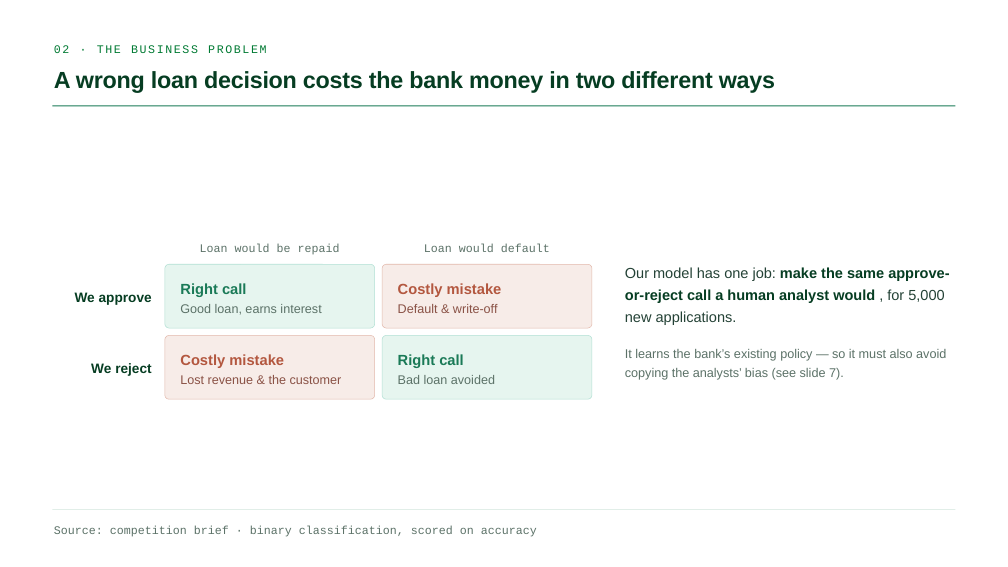
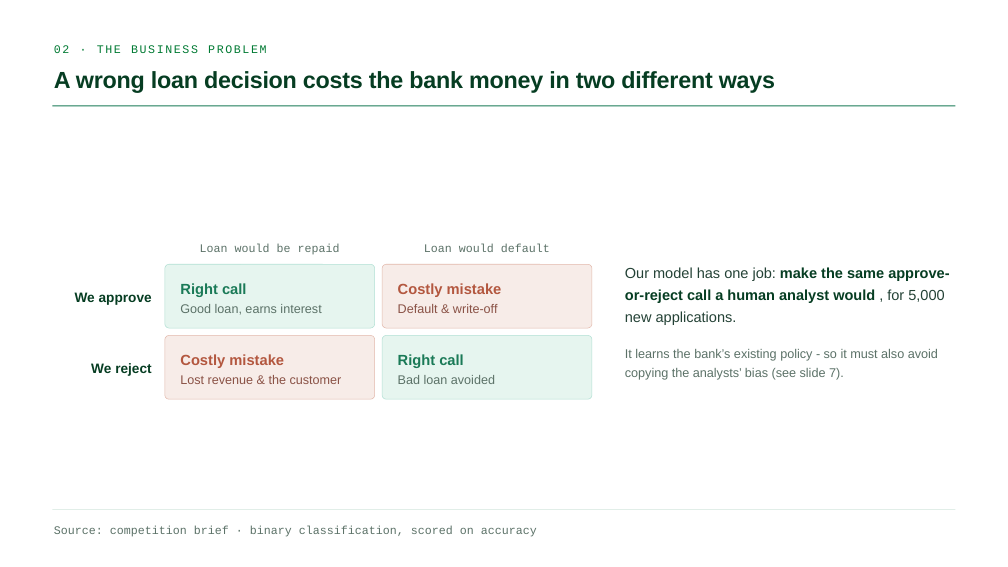
Before and after one commit to GianlucaBave/final-data-finance, a slide deck: slide 2 of presentation/Consulting_Finance_ML_Slides.pptx. Drawn at 1008x567 pixels with LibreOffice and Linux fonts; fonts in the diff are those of the drawing. Boxes give left, top, right and bottom in pixels: in the first picture for what was removed or moved away, otherwise in the second. Text is boxed around its words. In the diff, an @@ line names an element or a change of style, - is before the commit and + after.

```diff
--- a/presentation/Consulting_Finance_ML_Slides.pptx
+++ b/presentation/Consulting_Finance_ML_Slides.pptx
@@ text at bbox=[625, 349, 938, 380]: text changed @@
-It learns the bank’s existing policy — so it must also avoid copying the analysts’ bias (see slide 7).
+It learns the bank’s existing policy - so it must also avoid copying the analysts’ bias (see slide 7).
```
Also in this commit, not shown: 9 other slides changed.
